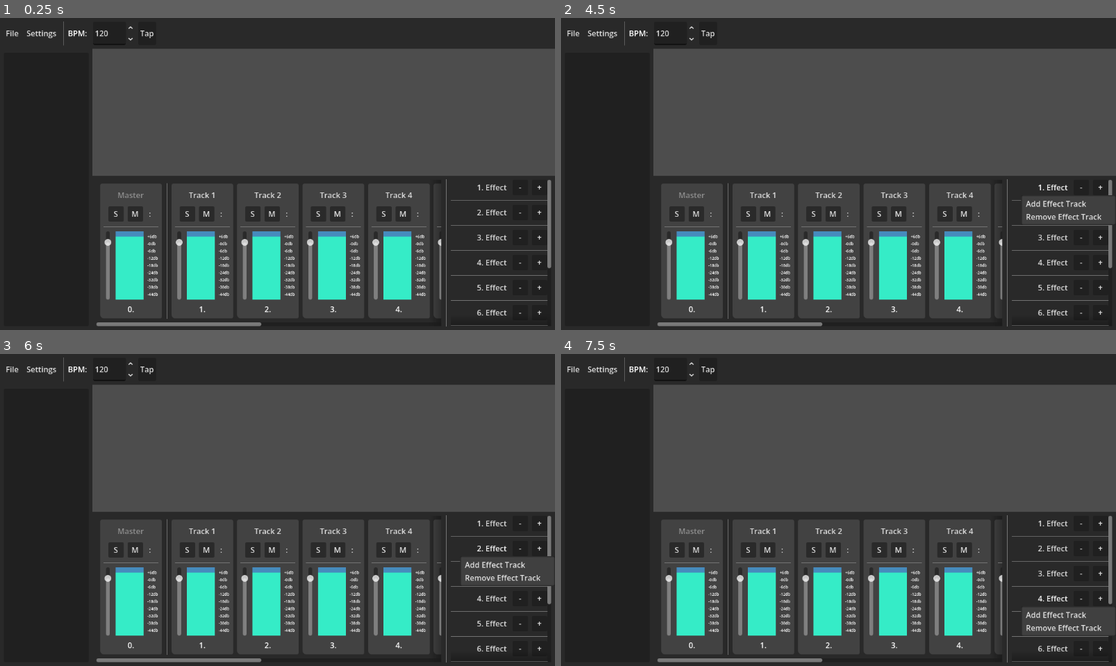
Above: before the commit, frames 1-4 (two rows, left to right).
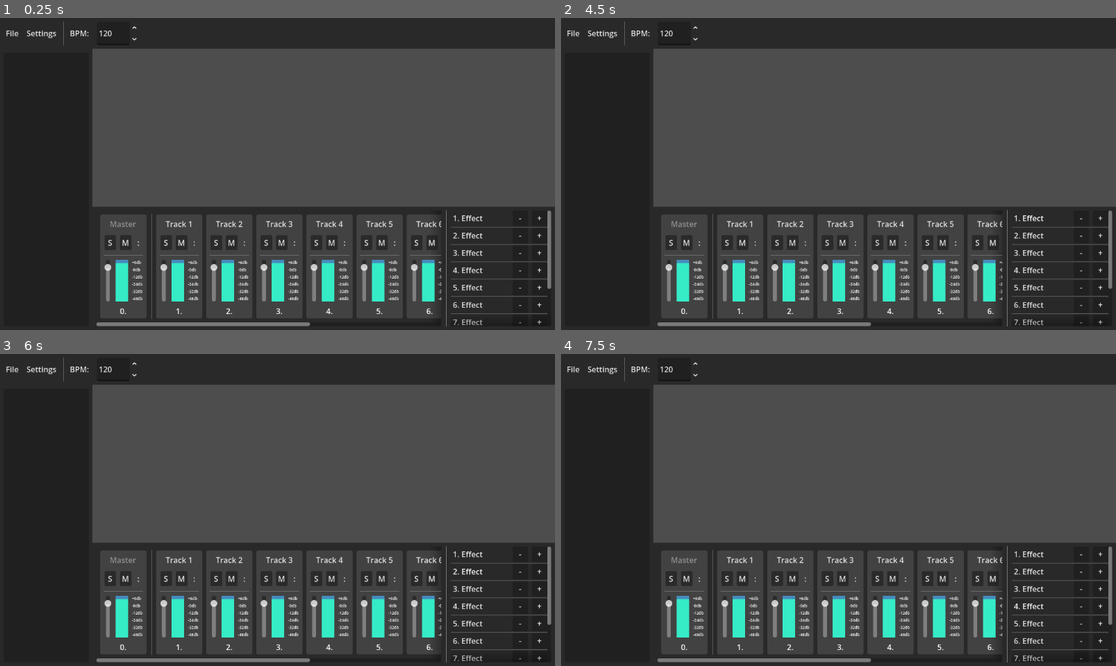
Above: after the commit, the same moments.

Repository: Linkerpink/GDaw
Game: Godot game, scene res://scenes/main.tscn
Two runs of this game, one before a commit and one after it. Both use one fixed random seed, a clock stepped at 60 frames per second and the inputs below.
Inputs (mouse positions are in pixels of both pictures, inside the frame that each line leads up to):
- Up to frame 1 (0.25 s): no input
- Up to frame 2 (4.5 s): click "File" at 0.5 s; click "Settings" at 1.25 s; click (710, 33) at 2 s, where only the run before the commit has a clickable "Tap"; click (638, 33) at 2.75 s, where only the run after the commit has a clickable "BPM:"; click ":" at 3.5 s; click "1. Effect" at 4.25 s
- Up to frame 3 (6 s): click "-" at 5 s; click "2. Effect" at 5.75 s
- Up to frame 4 (7.5 s): click "3. Effect" at 6.5 s; click "4. Effect" at 7.25 s

The runs differ from the first frame. In frame 1, 17% of the frame differs, in the area x 12-100%, y 2-99%; in frame 2, 16%; in frame 3, 17%; in frame 4, 17%.

Commit message:
custom windows added

Diff:
--- a/project.godot
+++ b/project.godot
@@ -15,6 +15,11 @@
 config/features=PackedStringArray("4.6", "GL Compatibility")
 config/icon="res://icon.svg"
 
+[autoload]
+
+Settings="*uid://dbpc2b6a8xncl"
+WindowManager="*uid://5rxsb1thr3hi"
+
 [editor_plugins]
 
 enabled=PackedStringArray("res://addons/project-time-tracker/plugin.cfg")
@@ -27,8 +32,27 @@
 "res://themes/": "pink"
 }
 
+[global_group]
+
+main=""
+
 [input]
 
+left_click={
+"deadzone": 0.2,
+"events": [Object(InputEventMouseButton,"resource_local_to_scene":false,"resource_name":"","device":-1,"window_id":0,"alt_pressed":false,"shift_pressed":false,"ctrl_pressed":false,"meta_pressed":false,"button_mask":0,"position":Vector2(0, 0),"global_position":Vector2(0, 0),"factor":1.0,"button_index":1,"canceled":false,"pressed":false,"double_click":false,"script":null)
+]
+}
+drag_window={
+"deadzone": 0.2,
+"events": [Object(InputEventKey,"resource_local_to_scene":false,"resource_name":"","device":-1,"window_id":0,"alt_pressed":false,"shift_pressed":false,"ctrl_pressed":false,"meta_pressed":false,"pressed":false,"keycode":0,"physical_keycode":71,"key_label":0,"unicode":103,"location":0,"echo":false,"script":null)
+]
+}
+close_window={
+"deadzone": 0.2,
+"events": [Object(InputEventKey,"resource_local_to_scene":false,"resource_name":"","device":-1,"window_id":0,"alt_pressed":false,"shift_pressed":false,"ctrl_pressed":true,"meta_pressed":false,"pressed":false,"keycode":0,"physical_keycode":87,"key_label":0,"unicode":0,"location":0,"echo":false,"script":null)
+]
+}
 reset_value={
 "deadzone": 0.2,
 "events": [Object(InputEventMouseButton,"resource_local_to_scene":false,"resource_name":"","device":-1,"window_id":0,"a …(253 unchanged characters)…
--- a/project_time_traker.json
+++ b/project_time_traker.json
@@ -1,7 +1,7 @@
 {
-  "2D": 6389.3430006504,
+  "2D": 9735.89299964904,
   "3D": 2.96399998664856,
-  "Editor": 10866.4170000553,
-  "Game": 1083.35299944878,
-  "Script": 3390.75699996948
+  "Editor": 21834.9629991055,
+  "Game": 2111.58799719811,
+  "Script": 9984.51800227165
 }
--- /dev/null
+++ b/scenes/components/gdaw_window.tscn
@@ -0,0 +1,98 @@
+[gd_scene format=3 uid="uid://b5jn4fveoyo2e"]
+
+[ext_resource type="Theme" uid="uid://b7okgf2wmsia1" path="res://themes/main.tres" id="1_5bgr1"]
+[ext_resource type="Script" uid="uid://c40cy8rsdcuuf" path="res://scripts/gdaw_window.gd" id="2_70iy5"]
+
+[sub_resource type="StyleBoxFlat" id="StyleBoxFlat_mfhug"]
+bg_color = Color(0.16078432, 0.16078432, 0.16078432, 1)
+corner_radius_top_left = 4
+corner_radius_top_right = 4
+
+[node name="GDawWindow" type="Control" unique_id=361502912]
+self_modulate = Color(1, 1, 1, 0)
+z_index = 999
+custom_minimum_size = Vector2(128, 128)
+layout_mode = 3
+anchors_preset = 8
+anchor_left = 0.5
+anchor_top = 0.5
+anchor_right = 0.5
+anchor_bottom = 0.5
+offset_left = -64.0
+offset_top = -64.0
+offset_right = 64.0
+offset_bottom = 64.0
+grow_horizontal = 2
+grow_vertical = 2
+mouse_filter = 2
+theme = ExtResource("1_5bgr1")
+script = ExtResource("2_70iy5")
+
+[node name="VBoxContainer" type="VBoxContainer" parent="." unique_id=1701107619]
+layout_mode = 1
+anchors_preset = 15
+anchor_right = 1.0
+anchor_bottom = 1.0
+grow_horizontal = 2
+grow_vertical = 2
+theme_override_constants/separation = 0
+
+[node name="TopBar" type="Control" parent="VBoxContainer" unique_id=1735951669]
+unique_name_in_owner = true
+custom_minimum_size = Vector2(0, 24)
+layout_mode = 2
+mouse_default_cursor_shape = 6
+
+[node name="TopBarPanel" type="Panel" parent="VBoxContainer/TopBar" unique_id=1659944551]
+unique_name_in_owner = true
+layout_mode = 1
+anchors_preset = 15
+anchor_right = 1.0
+anchor_bottom = 1.0
+grow_horizontal = 2
+grow_vertical = 2
+mouse_filter = 2
+
+[node name="HBoxContainer" type="HBoxContainer" parent="VBoxContainer/TopBar" unique_id=708441059]
+layout_mode = 1
+anchors_preset = 15
+anchor_right = 1.0
+anchor_bottom = 1.0
+grow_horizontal = 2
+grow_vertical = 2
+theme_override_constants/separation = 0
+
+[node name="TitleLabel" type="RichTextLabel" parent="VBoxContainer/TopBar/HBoxContainer" unique_id=1285560719]
+unique_name_in_owner = true
+layout_mode = 2
+size_flags_horizontal = 3
+mouse_filter = 2
+bbcode_enabled = true
+text = "Window Title"
+vertical_alignment = 1
+
+[node name="CloseButton" type="Button" parent="VBoxContainer/TopBar/HBoxContainer" unique_id=322774772]
+custom_minimum_size = Vector2(24, 0)
+layout_mode = 2
+theme_override_font_sizes/font_size = 8
+text = "X"
+
+[node name="WindowContent" type="Control" parent="VBoxContainer" unique_id=1700798872]
+layout_mode = 2
+size_flags_vertical = 3
+mouse_filter = 2
+
+[node name="Panel" type="Panel" parent="." unique_id=1058703408]
+z_index = -1
+layout_mode = 1
+anchors_preset = 15
+anchor_right = 1.0
+anchor_bottom = 1.0
+grow_horizontal = 2
+grow_vertical = 2
+mouse_filter = 2
+theme_override_styles/panel = SubResource("StyleBoxFlat_mfhug")
+
+[connection signal="mouse_entered" from="VBoxContainer/TopBar" to="." method="_on_top_bar_mouse_entered"]
+[connection signal="mouse_exited" from="VBoxContainer/TopBar" to="." method="_on_top_bar_mouse_exited"]
+[connection signal="pressed" from="VBoxContainer/TopBar/HBoxContainer/CloseButton" to="." method="_on_close_button_pressed"]
--- a/scenes/components/mixer/mixer.tscn
+++ b/scenes/components/mixer/mixer.tscn
@@ -7,7 +7,7 @@
 
 [node name="Mixer" type="Control" unique_id=959594576]
 z_index = 99
-custom_minimum_size = Vector2(0, 320)
+custom_minimum_size = Vector2(0, 256)
 layout_mode = 3
 anchor_top = 0.605
 anchor_right = 1.0
@@ -75,6 +75,7 @@
 layout_mode = 2
 size_flags_horizontal = 3
 size_flags_vertical = 3
+theme_override_constants/separation = 0
 
 [node name="Effect Track" parent="MarginContainer/HBoxContainer/EffectTrackScrollContainer/EffectTrackContainer" unique_id=1637742747 instance=ExtResource("3_o6gue")]
 layout_mode = 2
--- a/scenes/components/mixer/mixer_effect_track.tscn
+++ b/scenes/components/mixer/mixer_effect_track.tscn
@@ -4,7 +4,10 @@
 [ext_resource type="Script" uid="uid://blo3fn0g1fk31" path="res://scripts/mixer/mixer_effect_track.gd" id="2_kfwe7"]
 
 [node name="MixerEffectTrack" type="VBoxContainer" unique_id=1637742747]
+offset_right = 197.0
+offset_bottom = 36.0
 theme = ExtResource("1_wrtey")
+theme_override_constants/separation = 0
 script = ExtResource("2_kfwe7")
 
 [node name="HBoxContainer" type="HBoxContainer" parent="." unique_id=2060855060]
@@ -15,7 +18,10 @@
 [node name="MenuButton" type="MenuButton" parent="HBoxContainer" unique_id=425635355]
 unique_name_in_owner = true
 layout_mode = 2
+size_flags_horizontal = 3
+button_mask = 2
 text = "1. Effect Track"
+alignment = 0
 item_count = 2
 popup/item_0/text = "Add Effect Track"
 popup/item_0/id = 1
--- a/scenes/components/mixer/mixer_track.tscn
+++ b/scenes/components/mixer/mixer_track.tscn
@@ -1,6 +1,7 @@
 [gd_scene format=3 uid="uid://cgu3ouyxr1jv5"]
 
 [ext_resource type="Script" uid="uid://b12slerhy6o6e" path="res://scripts/mixer/mixer_track.gd" id="1_5ev4m"]
+[ext_resource type="Theme" uid="uid://b7okgf2wmsia1" path="res://themes/main.tres" id="1_o3apg"]
 [ext_resource type="Script" uid="uid://cpk85ve353mwu" path="res://scripts/range.gd" id="2_kveca"]
 
 [sub_resource type="StyleBoxEmpty" id="StyleBoxEmpty_o5qli"]
@@ -13,9 +14,10 @@
 
 [node name="MixerTrack" type="Control" unique_id=1629868016]
 z_index = 9
-custom_minimum_size = Vector2(128, 0)
+custom_minimum_size = Vector2(96, 0)
 layout_mode = 3
 anchors_preset = 0
+theme = ExtResource("1_o3apg")
 script = ExtResource("1_5ev4m")
 
 [node name="MarginContainer" type="MarginContainer" parent="." unique_id=1746956430]
@@ -37,19 +39,19 @@
 flat = true
 
 [node name="HBoxContainer" type="HBoxContainer" parent="MarginContainer/VBoxContainer" unique_id=1820941294]
-custom_minimum_size = Vector2(0, 32)
+custom_minimum_size = Vector2(0, 16)
 layout_mode = 2
 alignment = 1
 
 [node name="SoloButton" type="Button" parent="MarginContainer/VBoxContainer/HBoxContainer" unique_id=1238865767]
-custom_minimum_size = Vector2(32, 0)
+custom_minimum_size = Vector2(24, 0)
 layout_mode = 2
 tooltip_text = "Solo"
 toggle_mode = true
 text = "S"
 
 [node name="MuteButton" type="Button" parent="MarginContainer/VBoxContainer/HBoxContainer" unique_id=116845483]
-custom_minimum_size = Vector2(32, 0)
+custom_minimum_size = Vector2(24, 0)
 layout_mode = 2
 tooltip_text = "Mute"
 toggle_mode = true
@@ -115,13 +117,10 @@
 layout_mode = 2
 text = "+6db
 -0db
--6db
 -12db
--18db
 -24db
 -32db
--38db
--44db"
+-48db"
 label_settings = SubResource("LabelSettings_o5qli")
 
 [node name="TrackNumberLabel" type="Label" parent="MarginContainer/VBoxContainer" unique_id=137103962]
--- /dev/null
+++ b/scenes/components/side_bar.tscn
@@ -0,0 +1,32 @@
+[gd_scene format=3 uid="uid://bg6jf7lbovbkd"]
+
+[node name="SideBar" type="Control" unique_id=633303047]
+z_index = 49
+layout_mode = 3
+anchors_preset = 9
+anchor_bottom = 1.0
+offset_top = 64.0
+offset_right = 192.0
+grow_vertical = 2
+
+[node name="MarginContainer" type="MarginContainer" parent="." unique_id=740032847]
+layout_mode = 1
+anchors_preset = 15
+anchor_right = 1.0
+anchor_bottom = 1.0
+grow_horizontal = 2
+grow_vertical = 2
+
+[node name="Tree" type="Tree" parent="MarginContainer" unique_id=2037824023]
+layout_mode = 2
+
+[node name="ColorRect" type="ColorRect" parent="." unique_id=1107279396]
+z_index = -9
+layout_mode = 1
+anchors_preset = 15
+anchor_right = 1.0
+anchor_bottom = 1.0
+grow_horizontal = 2
+grow_vertical = 2
+mouse_filter = 2
+color = Color(0.16078432, 0.16078432, 0.16078432, 1)
--- /dev/null
+++ b/scenes/components/tap_bpm_window.tscn
@@ -0,0 +1,30 @@
+[gd_scene format=3 uid="uid://dqctoo4vaukky"]
+
+[ext_resource type="Theme" uid="uid://b7okgf2wmsia1" path="res://themes/main.tres" id="1_xl268"]
+[ext_resource type="Script" uid="uid://ngf4s2s2tsl7" path="res://scripts/tap_bpm_window.gd" id="2_0e48n"]
+
+[node name="TapBPMWindow" type="Window" unique_id=12900090]
+oversampling_override = 1.0
+title = "Tap BPM"
+position = Vector2i(276, 96)
+size = Vector2i(128, 128)
+theme = ExtResource("1_xl268")
+script = ExtResource("2_0e48n")
+
+[node name="MarginContainer" type="MarginContainer" parent="." unique_id=575335481]
+offset_right = 128.0
+offset_bottom = 128.0
+grow_horizontal = 2
+grow_vertical = 2
+size_flags_vertical = 3
+theme_override_constants/margin_left = 16
+theme_override_constants/margin_top = 16
+theme_override_constants/margin_right = 16
+theme_override_constants/margin_bottom = 16
+
+[node name="TapButton" type="Button" parent="MarginContainer" unique_id=2081564860]
+layout_mode = 2
+size_flags_vertical = 3
+text = "Tap"
+
+[connection signal="close_requested" from="." to="." method="_on_close_requested"]
--- /dev/null
+++ b/scenes/components/top_bar.tscn
@@ -0,0 +1,78 @@
+[gd_scene format=3 uid="uid://bnw2t4wgigodx"]
+
+[ext_resource type="Script" uid="uid://bu2t5fk1om2hi" path="res://scripts/bpm_manager.gd" id="1_tmikl"]
+
+[node name="TopBar" type="Control" unique_id=13979123]
+z_index = 99
+layout_mode = 3
+anchors_preset = 10
+anchor_right = 1.0
+offset_bottom = 64.0
+grow_horizontal = 2
+
+[node name="MarginContainer" type="MarginContainer" parent="." unique_id=591494368]
+layout_mode = 1
+anchors_preset = 15
+anchor_right = 1.0
+anchor_bottom = 1.0
+grow_horizontal = 2
+grow_vertical = 2
+
+[node name="HBoxContainer" type="HBoxContainer" parent="MarginContainer" unique_id=672212110]
+layout_mode = 2
+
+[node name="FileMenuButton" type="MenuButton" parent="MarginContainer/HBoxContainer" unique_id=947676876]
+layout_mode = 2
+text = "File"
+switch_on_hover = true
+item_count = 3
+popup/item_0/text = "Open"
+popup/item_0/id = 0
+popup/item_1/text = "Save"
+popup/item_1/id = 1
+popup/item_2/text = "Save As"
+popup/item_2/id = 2
+
+[node name="SettingsMenuButton" type="MenuButton" parent="MarginContainer/HBoxContainer" unique_id=1244588619]
+layout_mode = 2
+text = "Settings"
+switch_on_hover = true
+item_count = 2
+popup/item_0/text = "idk"
+popup/item_0/id = 0
+popup/item_1/text = "fportnmie"
+popup/item_1/id = 1
+
+[node name="VSeparator" type="VSeparator" parent="MarginContainer/HBoxContainer" unique_id=1256680915]
+layout_mode = 2
+
+[node name="BPMManager" type="HBoxContainer" parent="MarginContainer/HBoxContainer" unique_id=1278210067]
+layout_mode = 2
+size_flags_horizontal = 3
+script = ExtResource("1_tmikl")
+
+[node name="BPMMenuButton" type="MenuButton" parent="MarginContainer/HBoxContainer/BPMManager" unique_id=576305063]
+layout_mode = 2
+button_mask = 2
+text = "BPM: "
+item_count = 1
+popup/item_0/text = "Tap"
+popup/item_0/id = 0
+
+[node name="SpinBox" type="SpinBox" parent="MarginContainer/HBoxContainer/BPMManager" unique_id=1933432828]
+layout_mode = 2
+min_value = 1.0
+max_value = 9999.0
+value = 120.0
+allow_greater = true
+
+[node name="ColorRect" type="ColorRect" parent="." unique_id=1897078788]
+z_index = -9
+layout_mode = 1
+anchors_preset = 15
+anchor_right = 1.0
+anchor_bottom = 1.0
+grow_horizontal = 2
+grow_vertical = 2
+mouse_filter = 2
+color = Color(0.16078432, 0.16078432, 0.16078432, 1)
--- a/scenes/main.tscn
+++ b/scenes/main.tscn
@@ -2,8 +2,11 @@
 
 [ext_resource type="Theme" uid="uid://b7okgf2wmsia1" path="res://themes/main.tres" id="1_o5qli"]
 [ext_resource type="PackedScene" uid="uid://dx2xbjatosuss" path="res://scenes/components/mixer/mixer.tscn" id="2_0wfyh"]
+[ext_resource type="PackedScene" uid="uid://bnw2t4wgigodx" path="res://scenes/components/top_bar.tscn" id="2_jyhfs"]
+[ext_resource type="Script" uid="uid://dtf4chd1fen7e" path="res://scripts/main.gd" id="2_tefeu"]
+[ext_resource type="PackedScene" uid="uid://bg6jf7lbovbkd" path="res://scenes/components/side_bar.tscn" id="3_tbgi4"]
 
-[node name="Main" type="Control" unique_id=1500914989]
+[node name="Main" type="Control" unique_id=1500914989 groups=["main"]]
 layout_mode = 3
 anchors_preset = 15
 anchor_right = 1.0
@@ -11,113 +14,16 @@
 grow_horizontal = 2
 grow_vertical = 2
 theme = ExtResource("1_o5qli")
+script = ExtResource("2_tefeu")
 
-[node name="TopBar" type="Control" parent="." unique_id=1747932768]
-z_index = 99
+[node name="TopBar" parent="." unique_id=13979123 instance=ExtResource("2_jyhfs")]
 layout_mode = 1
-anchors_preset = 10
-anchor_right = 1.0
-offset_bottom = 64.0
-grow_horizontal = 2
 
-[node name="MarginContainer" type="MarginContainer" parent="TopBar" unique_id=345784106]
+[node name="SideBar" parent="." unique_id=633303047 instance=ExtResource("3_tbgi4")]
 layout_mode = 1
-anchors_preset = 15
-anchor_right = 1.0
-anchor_bottom = 1.0
-grow_horizontal = 2
-grow_vertical = 2
-
-[node name="HBoxContainer" type="HBoxContainer" parent="TopBar/MarginContainer" unique_id=444950738]
-layout_mode = 2
-
-[node name="FileMenuButton" type="MenuButton" parent="TopBar/MarginContainer/HBoxContainer" unique_id=2108743202]
-layout_mode = 2
-text = "File"
-switch_on_hover = true
-item_count = 3
-popup/item_0/text = "Open"
-popup/item_0/id = 0
-popup/item_1/text = "Save"
-popup/item_1/id = 1
-popup/item_2/text = "Save As"
-popup/item_2/id = 2
-
-[node name="SettingsMenuButton" type="MenuButton" parent="TopBar/MarginContainer/HBoxContainer" unique_id=1257660403]
-layout_mode = 2
-text = "Settings"
-switch_on_hover = true
-item_count = 2
-popup/item_0/text = "idk"
-popup/item_0/id = 0
-popup/item_1/text = "fportnmie"
-popup/item_1/id = 1
-
-[node name="VSeparator" type="VSeparator" parent="TopBar/MarginContainer/HBoxContainer" unique_id=115182461]
-layout_mode = 2
-
-[node name="BPMHBoxContainer" type="HBoxContainer" parent="TopBar/MarginContainer/HBoxContainer" unique_id=1128456513]
-layout_mode = 2
-size_flags_horizontal = 3
-
-[node name="BPMLabel" type="Label" parent="TopBar/MarginContainer/HBoxContainer/BPMHBoxContainer" unique_id=458961784]
-layout_mode = 2
-text = "BPM: "
-
-[node name="SpinBox" type="SpinBox" parent="TopBar/MarginContainer/HBoxContainer/BPMHBoxContainer" unique_id=149138461]
-layout_mode = 2
-min_value = 1.0
-max_value = 9999.0
-value = 120.0
-allow_greater = true
-
-[node name="Button" type="Button" parent="TopBar/MarginContainer/HBoxContainer/BPMHBoxContainer" unique_id=779414421]
-layout_mode = 2
-text = "Tap"
-
-[node name="ColorRect" type="ColorRect" parent="TopBar" unique_id=125812071]
-z_index = -9
-layout_mode = 1
-anchors_preset = 15
-anchor_right = 1.0
-anchor_bottom = 1.0
-grow_horizontal = 2
-grow_vertical = 2
-mouse_filter = 2
-color = Color(0.16078432, 0.16078432, 0.16078432, 1)
-
-[node name="SideBar" type="Control" parent="." unique_id=852598986]
-z_index = 49
-layout_mode = 1
-anchor_bottom = 1.0
-offset_top = 64.0
-offset_right = 192.0
-grow_vertical = 2
-
-[node name="MarginContainer" type="MarginContainer" parent="SideBar" unique_id=1566746542]
-layout_mode = 1
-anchors_preset = 15
-anchor_right = 1.0
-anchor_bottom = 1.0
-grow_horizontal = 2
-grow_vertical = 2
-
-[node name="Tree" type="Tree" parent="SideBar/MarginContainer" unique_id=306868190]
-layout_mode = 2
-
-[node name="ColorRect" type="ColorRect" parent="SideBar" unique_id=815962520]
-z_index = -9
-layout_mode = 1
-anchors_preset = 15
-anchor_right = 1.0
-anchor_bottom = 1.0
-grow_horizontal = 2
-grow_vertical = 2
-mouse_filter = 2
-color = Color(0.16078432, 0.16078432, 0.16078432, 1)
 
 [node name="Mixer" parent="." unique_id=959594576 instance=ExtResource("2_0wfyh")]
 layout_mode = 1
-anchor_top = 1.0
-offset_left = 192.0
-offset_top = -320.0
+anchor_left = 0.16700001
+offset_left = -0.38401794
+offset_top = -0.040008545
--- /dev/null
+++ b/scripts/bpm_manager.gd
@@ -0,0 +1,17 @@
+extends HBoxContainer
+
+#@onready var bpm_menu_button : MenuButton = $BPMMenuButton
+#@onready var tap_bpm_window : TapBpmWindow = $TapBPMWindow
+#
+#
+#func _ready() -> void:
+	#tap_bpm_window.visible = false
+	#
+	#bpm_menu_button.get_popup().id_pressed.connect(_on_item_pressed)
+#
+#
+#func _on_item_pressed(_id):
+	#var _item_name = bpm_menu_button.get_popup().get_item_text(_id)
+	#
+	#if _item_name == "Tap":
+		#tap_bpm_window.pop_up()
--- /dev/null
+++ b/scripts/gdaw_window.gd
@@ -0,0 +1,92 @@
+extends Control
+class_name GDawWindow
+
+@export var title : String = "Window"
+
+@onready var title_label : RichTextLabel = %TitleLabel
+@onready var top_bar : Control = %TopBar
+@onready var top_bar_panel : Panel = %TopBarPanel
+
+var touching_window : bool = false
+var touching_top_bar : bool = false
+var dragging : bool = false
+var drag_point : Vector2
+
+
+func _ready() -> void:
+	title_label.text = title
+	WindowManager.open_window(self)
+
+
+func _process(_delta: float) -> void:
+	# Selection
+	if get_local_mouse_position().x > 0 and get_local_mouse_position().x < size.x and get_local_mouse_position().y > 0 and get_local_mouse_position().y < size.y:
+		touching_window = true
+	else:
+		touching_window = false
+
+	if WindowManager.window_selected == self:
+		top_bar_panel.self_modulate = Color.WHITE
+		z_index = 999
+	else:
+		top_bar_panel.self_modulate = Color.DIM_GRAY
+		z_index = 900
+
+	if Input.is_action_just_pressed("left_click"):
+		if touching_window:
+			WindowManager.select_window(self)
+		else:
+			if WindowManager.window_selected == self:
+				WindowManager.select_window(null)
+
+		# Drag mouse input
+		if touching_top_bar:
+			dragging = true
+			drag_point = get_local_mouse_position()
+		else:
+			dragging = false
+
+	if dragging and Input.is_action_just_released("left_click"):
+		dragging = false
+
+	# Drag keyboard input
+	if Input.is_action_just_pressed("drag_window") and not Input.is_action_pressed("left_click"):
+		dragging = !dragging
+		drag_point = get_local_mouse_position()
+
+	# Drag logic
+	if dragging:
+		global_position = get_global_mouse_position() - drag_point
+
+	# Close input
+	if Input.is_action_just_pressed("close_window") and WindowManager.window_selected == self:
+		close_window()
+
+	# Clamp window inside of the program
+	global_position.x = clamp(global_position.x, 0, DisplayServer.window_get_size().x - size.x)
+	global_position.y = clamp(global_position.y, 0, DisplayServer.window_get_size().y - size.y)
+
+
+func close_window():
+	pivot_offset = size / 2
+	var _a_tween = get_tree().create_tween()
+	_a_tween.tween_property(self, "modulate:a", 0, Settings.animation_length)
+
+	var _s_tween = get_tree().create_tween()
+	_s_tween.tween_property(self, "scale", Vector2(0.75, 0.75), Settings.animation_length)
+
+	await get_tree().create_timer(Settings.animation_length).timeout
+	WindowManager.close_window(self)
+	queue_free()
+
+
+func _on_top_bar_mouse_entered() -> void:
+	touching_top_bar = true
+
+
+func _on_top_bar_mouse_exited() -> void:
+	touching_top_bar = false
+
+
+func _on_close_button_pressed() -> void:
+	close_window()
--- /dev/null
+++ b/scripts/globals/settings.gd
@@ -0,0 +1,4 @@
+extends Node
+
+
+var animation_length = .125
--- /dev/null
+++ b/scripts/globals/window_manager.gd
@@ -0,0 +1,20 @@
+extends Node
+
+var window_selected : GDawWindow
+var windows_open : Array[GDawWindow]
+
+
+func open_window(_window : GDawWindow):
+	windows_open.append(_window)
+	select_window(_window)
+
+
+func close_window(_window : GDawWindow):
+	windows_open.erase(_window)
+	if windows_open.size() > 0:
+		select_window(windows_open.front())
+
+
+func select_window(_window : GDawWindow):
+	window_selected = _window
+	print(window_selected)
--- /dev/null
+++ b/scripts/main.gd
@@ -0,0 +1,2 @@
+extends Control
+class_name Main
--- a/scripts/mixer/mixer_effect_track.gd
+++ b/scripts/mixer/mixer_effect_track.gd
@@ -8,7 +8,6 @@
 @export_range(-1,1) var effect_panning : float = 0.0
 
 @onready var menu_button : MenuButton = %MenuButton
-@onready var track_number_label : Label = %TrackNumberLabel
 
 var track_effect : AudioEffect
 
--- a/scripts/range.gd
+++ b/scripts/range.gd
@@ -3,11 +3,11 @@
 var touching_mouse : bool = false
 
 
-func _process(delta: float) -> void:
+func _process(_delta: float) -> void:
 	if touching_mouse:
 		if Input.is_action_just_pressed("reset_value"):
 			var _tween = get_tree().create_tween()
-			_tween.tween_property(self, "value", 0, .125)
+			_tween.tween_property(self, "value", 0, Settings.animation_length)
 
 
 func _on_mouse_entered() -> void:
--- /dev/null
+++ b/scripts/tap_bpm_window.gd
@@ -0,0 +1,13 @@
+extends Window
+class_name TapBpmWindow
+
+@onready var tap_button : Button = $MarginContainer/TapButton
+
+
+func pop_up():
+	visible = true
+	tap_button.grab_focus()
+
+
+func _on_close_requested() -> void:
+	visible = false
--- a/themes/main.tres
+++ b/themes/main.tres
@@ -5,7 +5,7 @@
 corner_radius_top_left = 4
 corner_radius_top_right = 4
 corner_radius_bottom_right = 4
-corner_radius_bottom_left = 8
+corner_radius_bottom_left = 4
 
 [resource]
 BoxContainer/constants/separation = 8
Not shown, added: scripts/bpm_manager.gd.uid
Not shown, added: scripts/gdaw_window.gd.uid
Not shown, added: scripts/globals/settings.gd.uid
Not shown, added: scripts/globals/window_manager.gd.uid
Not shown, added: scripts/main.gd.uid
Not shown, added: scripts/tap_bpm_window.gd.uid
